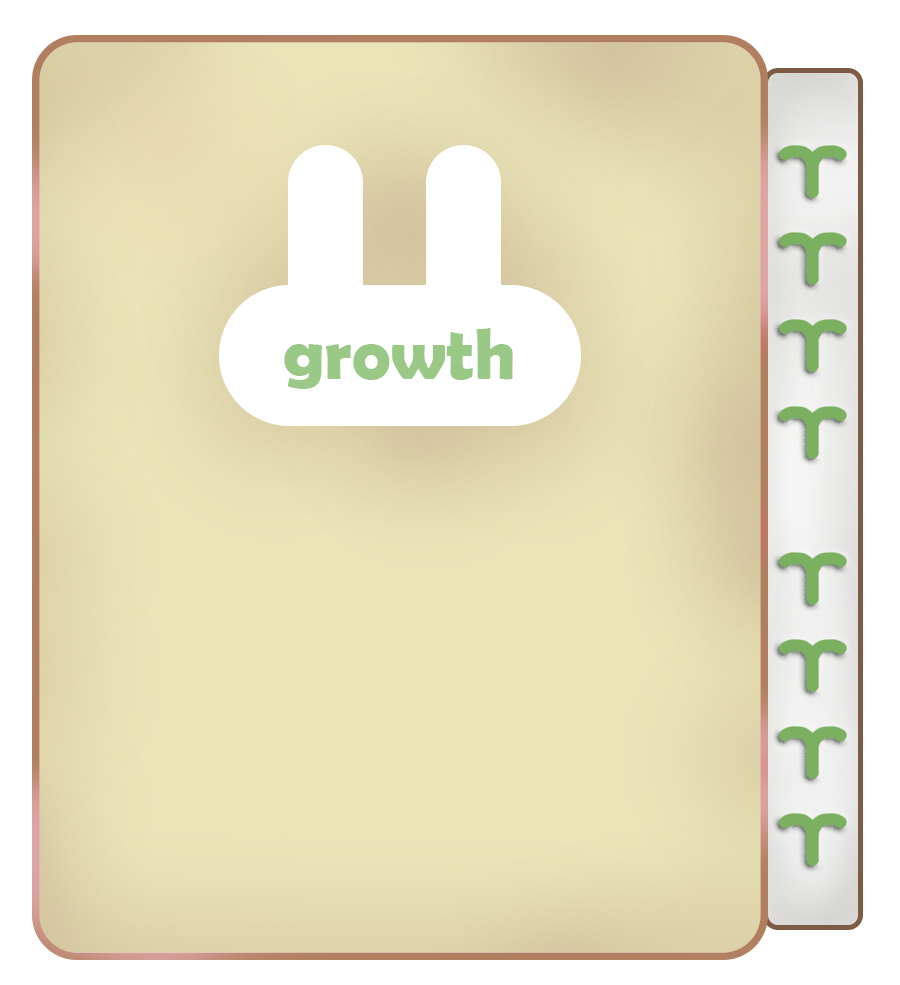
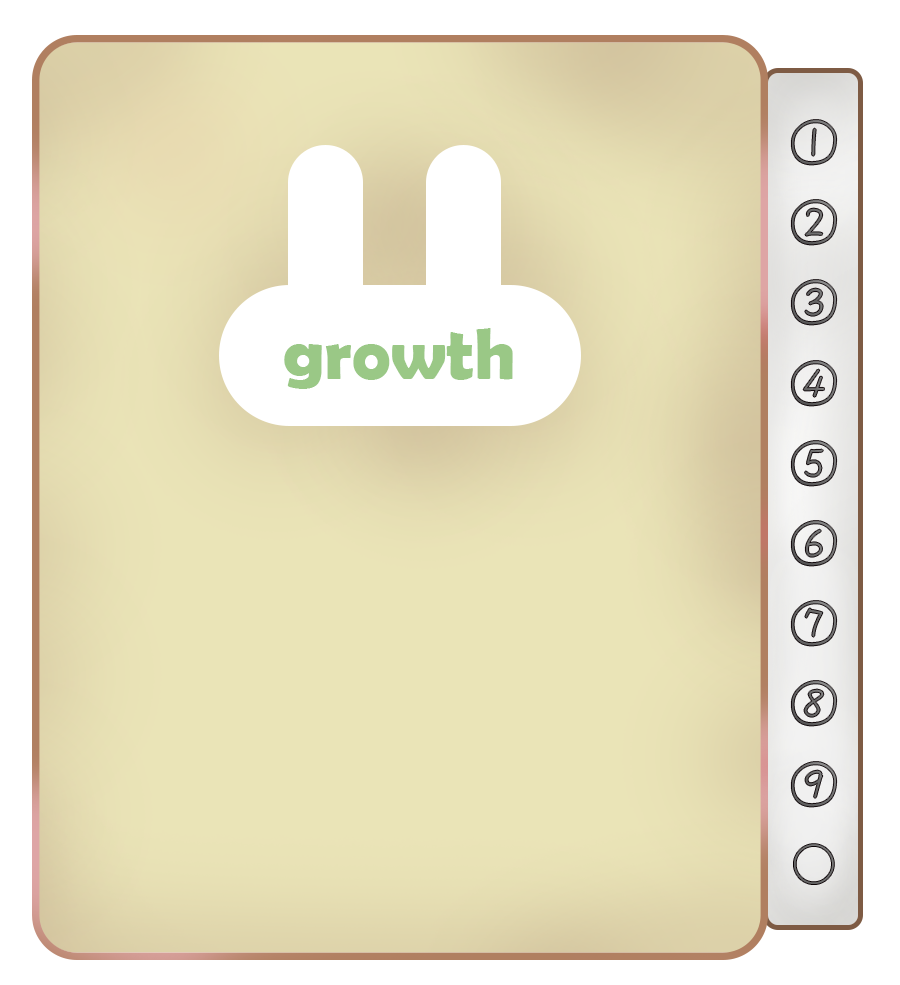
Comparing the layer stacks of the two 900 x 985 images. Changes:
added layer "① ② ③ ④ ⑤ ⑥ ⑦ ⑧ ⑨ ○" above "群組 1" over box(791, 120, 837, 884)
hid group "群組 1" (8 layers) over box(779, 145, 847, 866)
